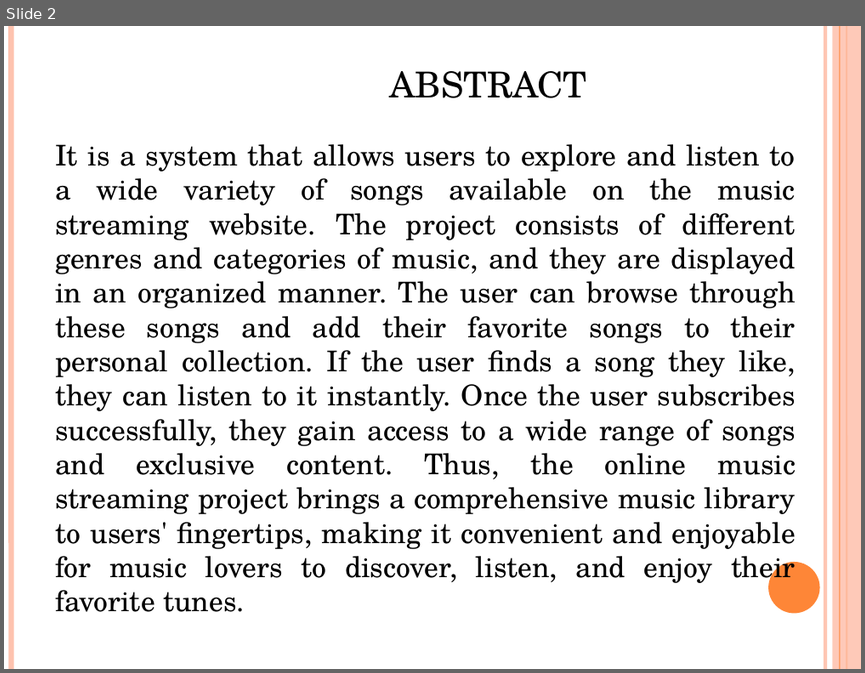
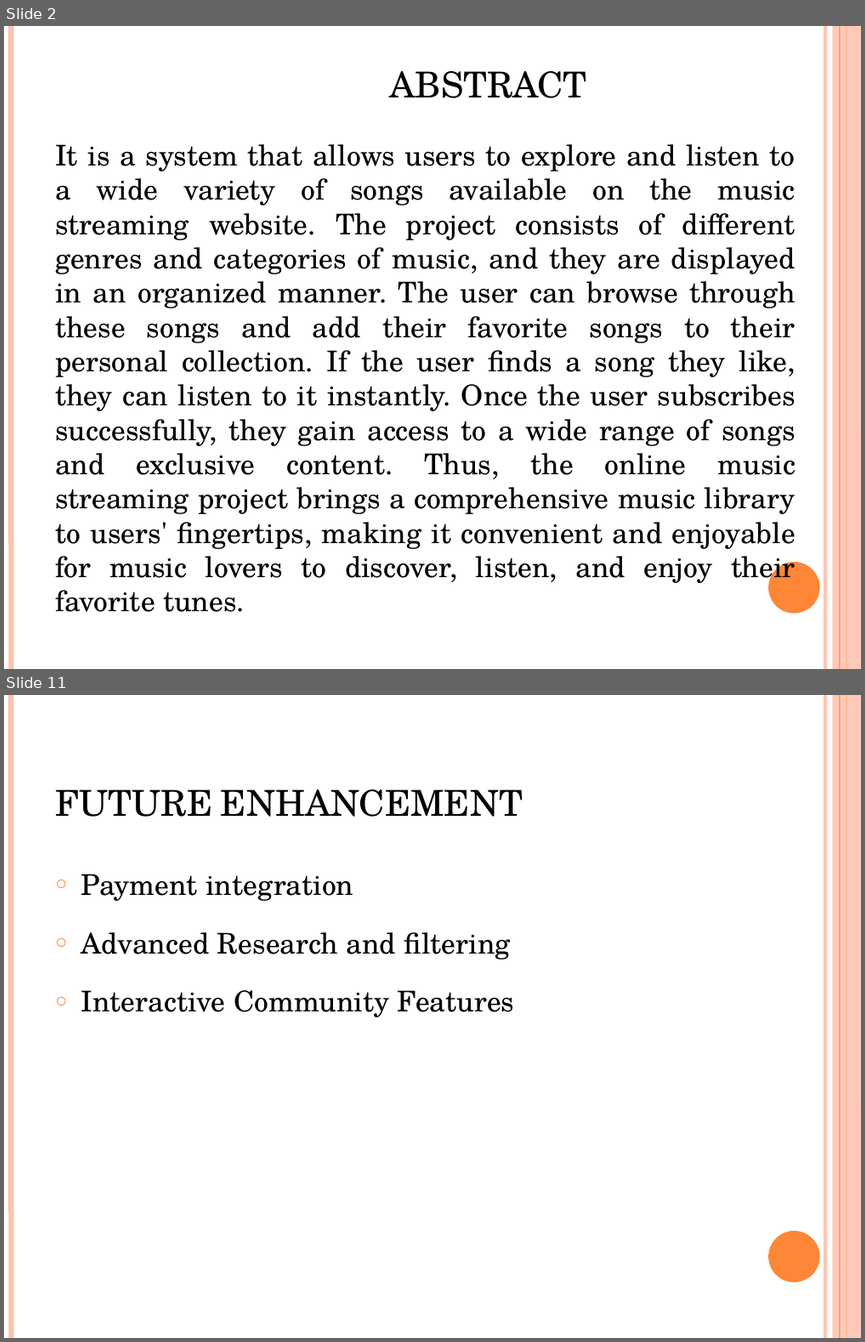
Before and after one commit to jarinadevasia/music-streaming-app, a slide deck: MUSIC STREAMING WEBSITE.pptx. Shown one above the other, each under a label of ours: slide 2 before the commit, slides 2 and 11 after it; the slides between them are not shown. The pictures are 865x673 and 865x1342 pixels, drawn with LibreOffice and Linux fonts; fonts in the diff are those of the drawing. Boxes give left, top, right and bottom in pixels: in the first picture for what was removed or moved away, otherwise in the second. Text is boxed around its words. In the diff, an @@ line names an element or a change of style, - is before the commit and + after.

```diff
--- a/MUSIC STREAMING WEBSITE.pptx
+++ b/MUSIC STREAMING WEBSITE.pptx
@@ slide 11 added at [4,695,861,1338], background #FFFFFF; not listed: 6 template elements that a slide beside it also shows @@
@@ title added at [55,789,523,817], 30 pt, text #000000, small capitals @@
+FUTURE ENHANCEMENT
@@ text added at [81,873,514,1017], 24 pt, text #000000 @@
+○ Payment integration
+○ Advanced Research and filtering
+○ Interactive Community Features
```
Also in this commit, not shown: 4 slides changed, 6 other slides added, 2 slides removed.
